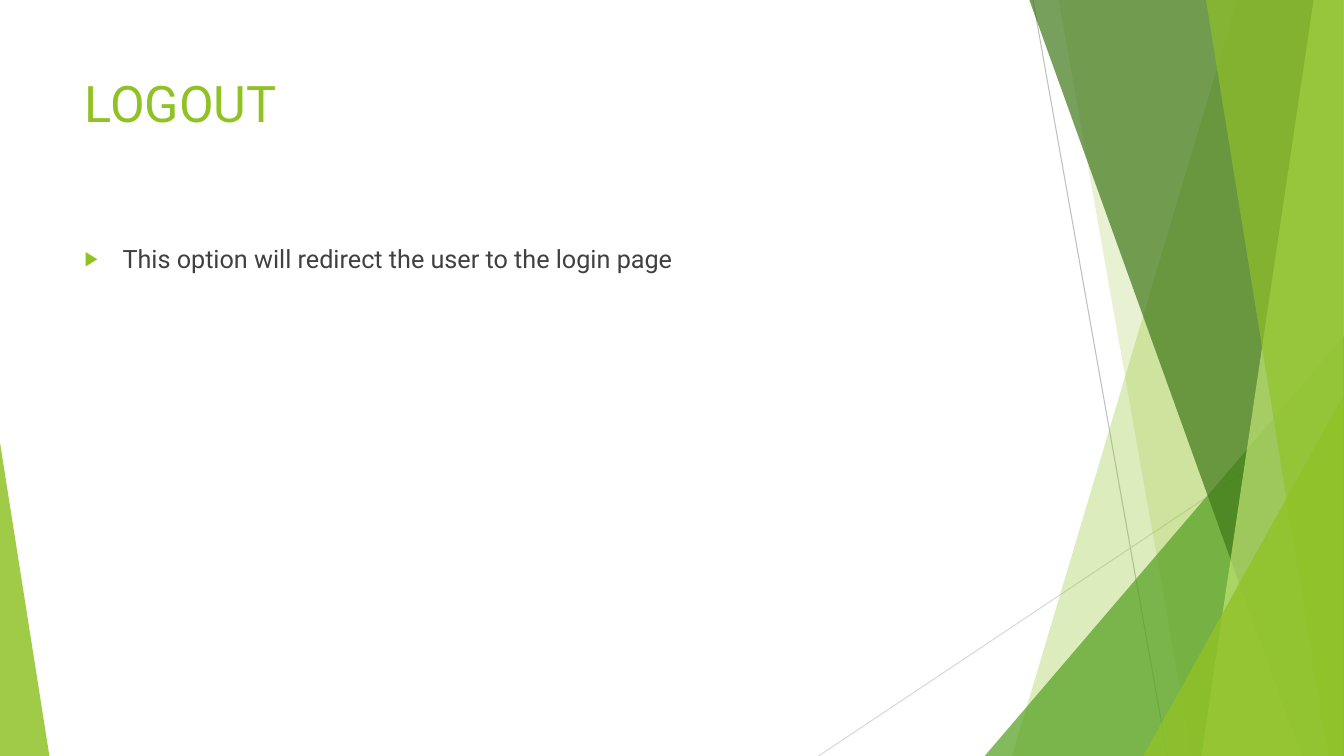
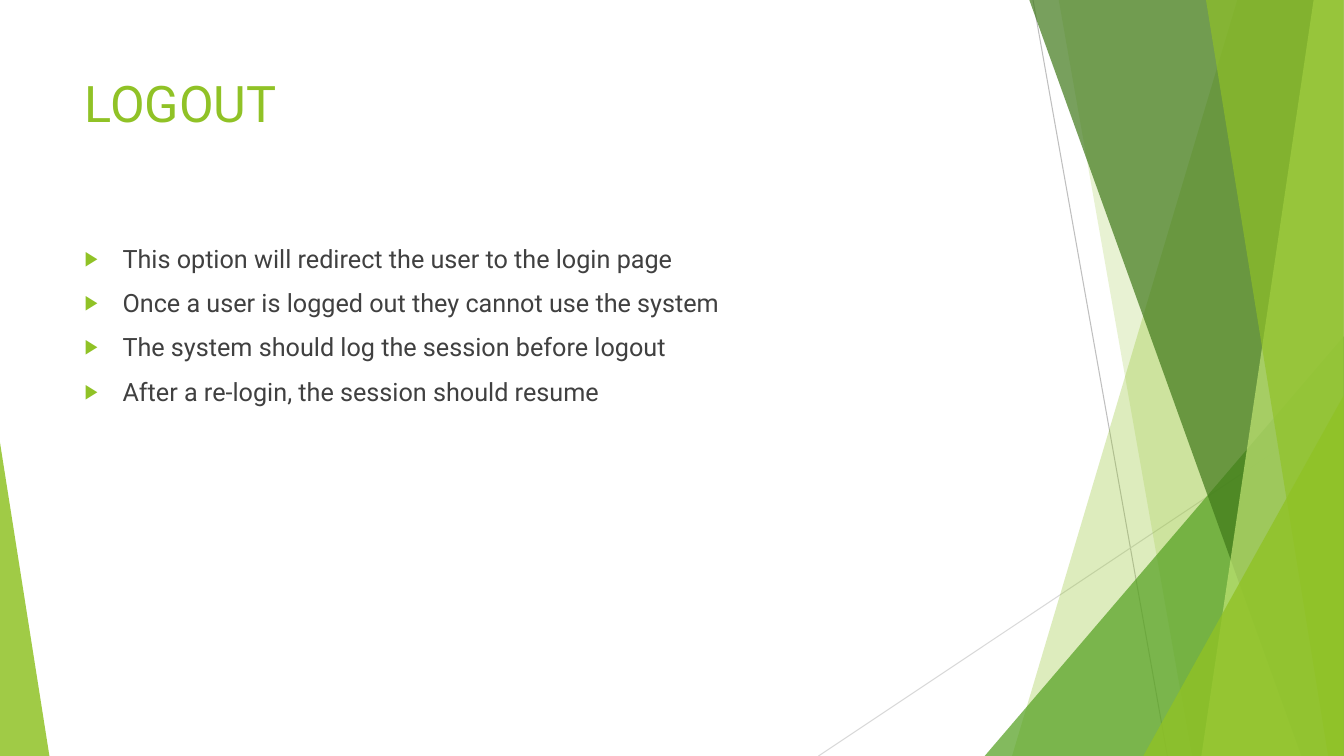
Before and after one commit to u14077893/Bravo, a slide deck: slide 18 of Android Interface/Presentation/COS 301 Presentation.pptx (slide 17 before the commit). Drawn at 1344x756 pixels with LibreOffice and Linux fonts; fonts in the diff are those of the drawing. Boxes give left, top, right and bottom in pixels: in the first picture for what was removed or moved away, otherwise in the second. Text is boxed around its words. In the diff, an @@ line names an element or a change of style, - is before the commit and + after.

Commit message:
Presentation
Work In Progress

```diff
--- a/Android Interface/Presentation/COS 301 Presentation.pptx
+++ b/Android Interface/Presentation/COS 301 Presentation.pptx
@@ text at <box>123,293,719,407</box>: paragraphs added @@
+▶ Once a user is logged out they cannot use the system
+▶ The system should log the session before logout
+▶ After a re-login, the session should resume
```
Also in this commit, not shown: 3 other slides changed, 5 slides added, 3 slides removed.
